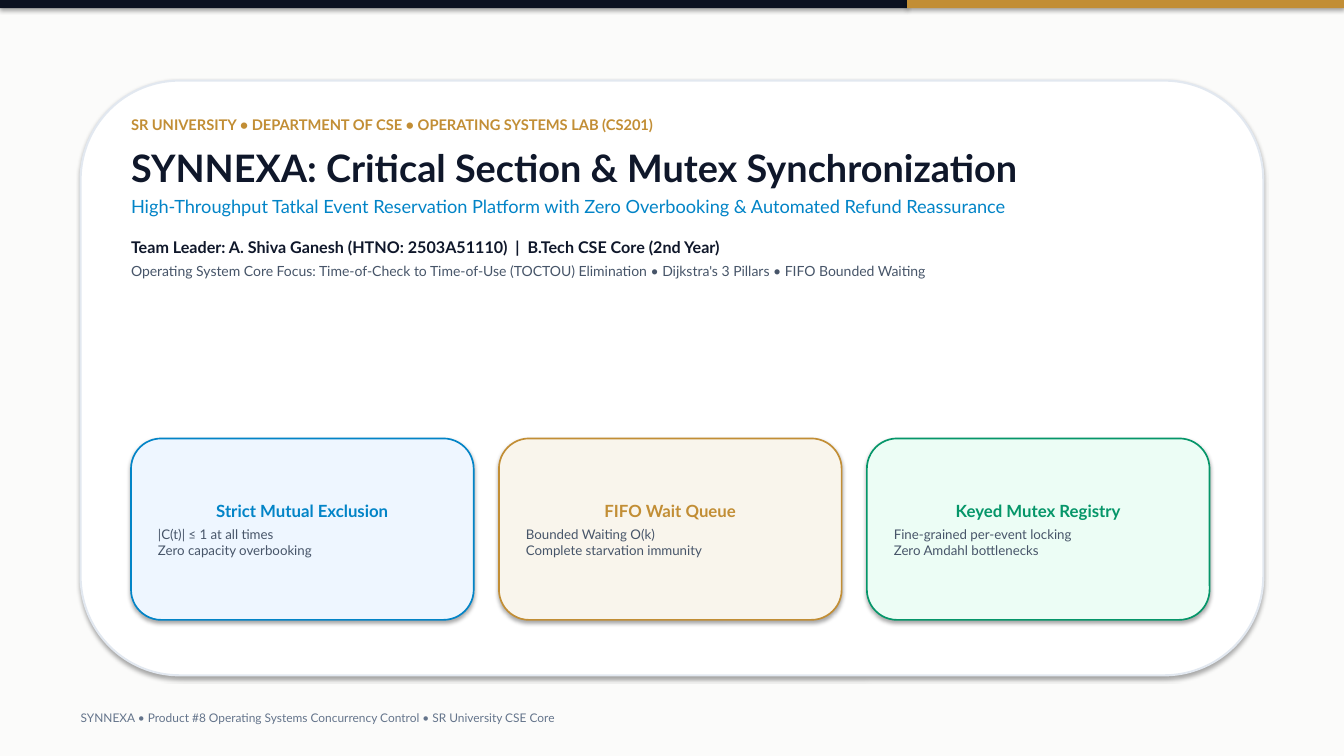
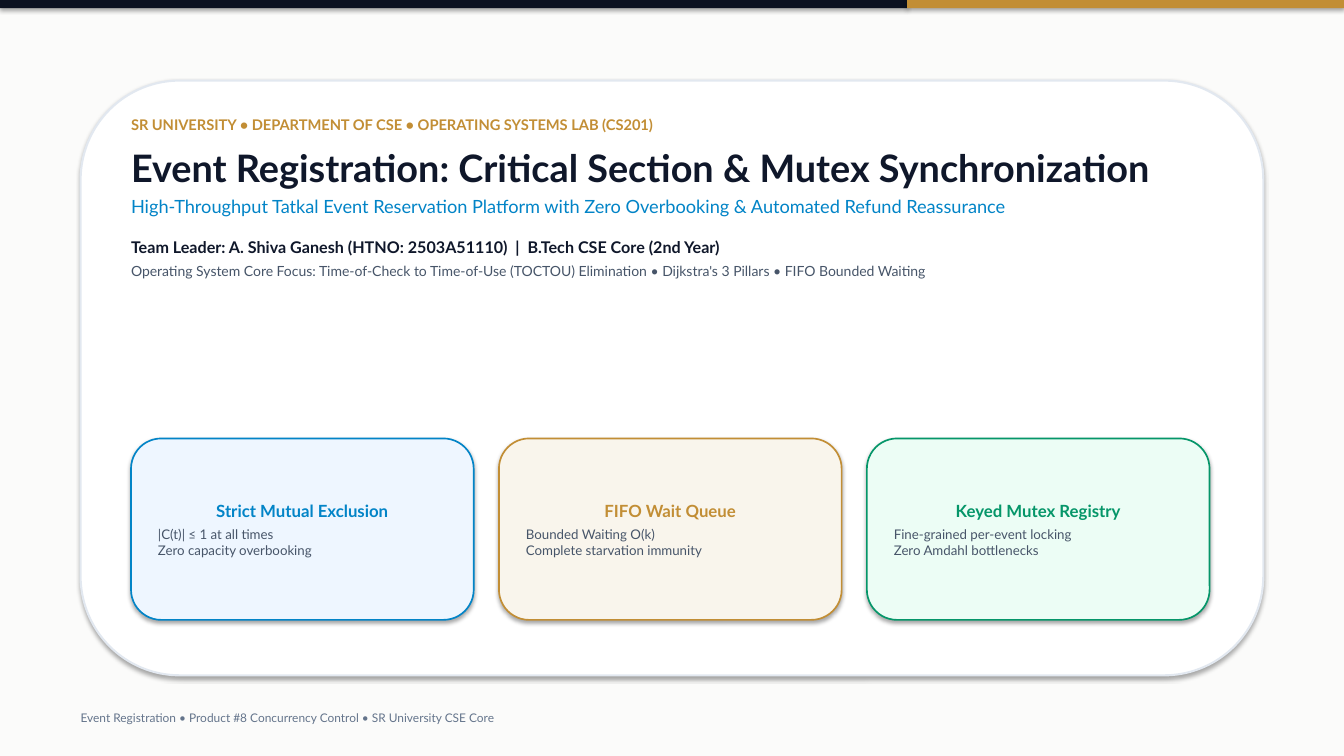
Before and after one commit to ShivaGanesh1080-ops/synnexa-os-concurrency, a slide deck: slide 1 of public/SYNNEXA_OS_Product8_Presentation.pptx. Drawn at 1344x756 pixels with LibreOffice and Linux fonts; fonts in the diff are those of the drawing. Boxes give left, top, right and bottom in pixels: in the first picture for what was removed or moved away, otherwise in the second. Text is boxed around its words. In the diff, an @@ line names an element or a change of style, - is before the commit and + after.

Commit message:
feat: rename branding to Event Registration across website, PPT, and report

```diff
--- a/public/SYNNEXA_OS_Product8_Presentation.pptx
+++ b/public/SYNNEXA_OS_Product8_Presentation.pptx
@@ text at [131,154,1149,189]: text changed @@
-SYNNEXA: Critical Section & Mutex Synchronization
+Event Registration: Critical Section & Mutex Synchronization
@@ text at [81,713,494,724]: text changed @@
-SYNNEXA • Product #8 Operating Systems Concurrency Control • SR University CSE Core
+Event Registration • Product #8 Concurrency Control • SR University CSE Core
```
Also in this commit, not shown: 13 other slides changed, 17 other files.
